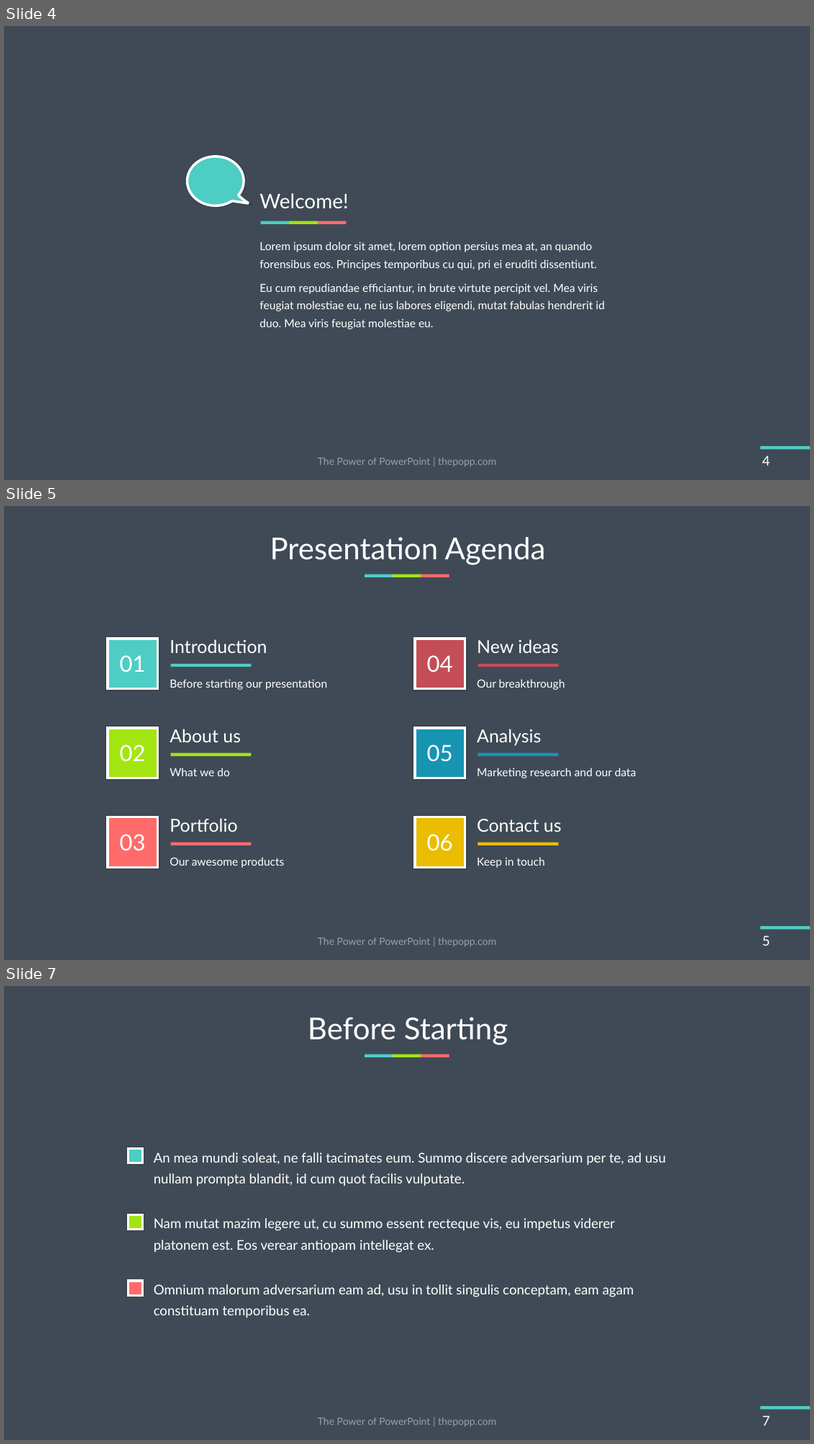
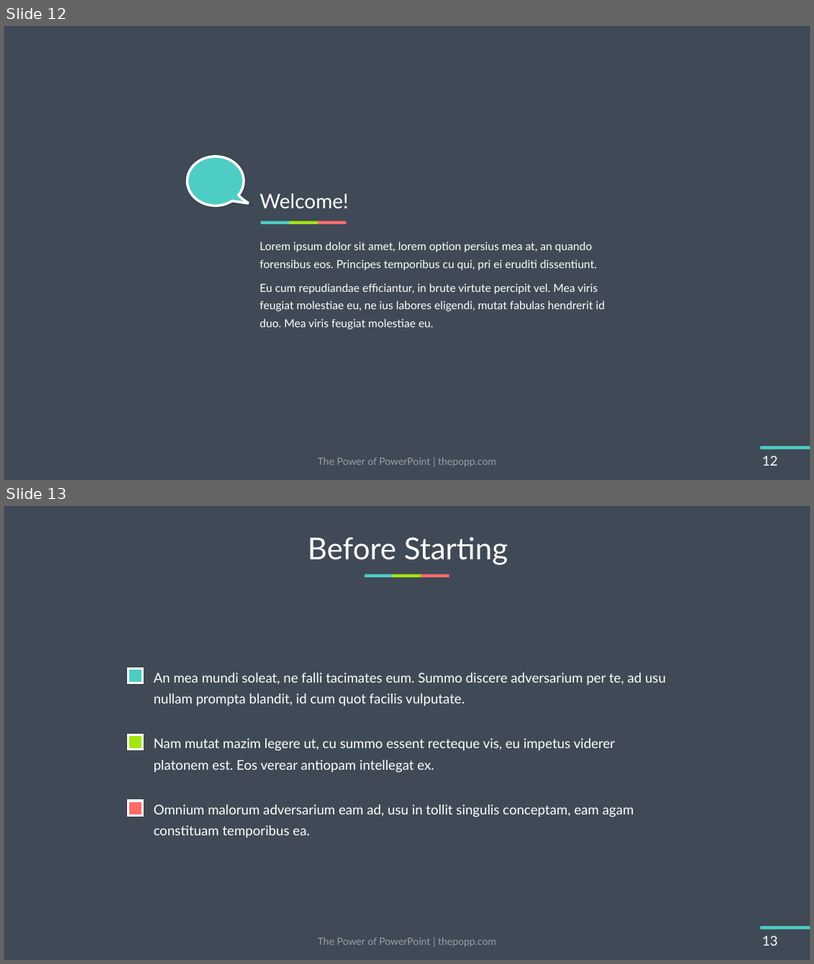
Before and after one commit to sdf34567/pfe, a slide deck: Présentation.pptx. Shown one above the other, each under a label of ours: slides 4, 5 and 7 before the commit, slides 12 and 13 after it; the slides between them are not shown. The pictures are 814x1444 and 814x964 pixels, drawn with LibreOffice and Linux fonts; fonts in the diff are those of the drawing. Boxes give left, top, right and bottom in pixels: in the first picture for what was removed or moved away, otherwise in the second. Text is boxed around its words. In the diff, an @@ line names an element or a change of style, - is before the commit and + after.

```diff
--- a/Présentation.pptx
+++ b/Présentation.pptx
@@ slide 5 removed at (4, 506, 810, 960), background #404A56; not listed: 4 template elements that a slide beside it also shows @@
@@ title removed at (270, 537, 546, 565) @@
-Presentation Agenda
@@ rectangle removed at (108, 638, 157, 688) @@
@@ text removed at (120, 655, 146, 672) @@
-01
@@ text removed at (170, 639, 267, 653) @@
-Introduction
@@ rectangle removed at (415, 638, 465, 688) @@
@@ text removed at (427, 655, 453, 672) @@
-04
@@ text removed at (477, 639, 558, 653) @@
-New ideas
@@ rectangle removed at (171, 664, 252, 667) @@
@@ rectangle removed at (478, 664, 559, 667) @@
@@ text removed at (170, 679, 327, 690) @@
-Before starting our presentation
@@ text removed at (477, 679, 566, 690) @@
-Our breakthrough
@@ rectangle removed at (108, 728, 157, 777) @@
@@ text removed at (170, 728, 241, 742) @@
-About us
@@ rectangle removed at (415, 728, 465, 777) @@
@@ text removed at (477, 728, 541, 746) @@
-Analysis
@@ text removed at (120, 744, 146, 762) @@
-02
@@ rectangle removed at (171, 753, 252, 756) @@
@@ text removed at (427, 744, 453, 762) @@
-05
@@ rectangle removed at (478, 753, 559, 756) @@
@@ text removed at (170, 767, 230, 776) @@
-What we do
@@ text removed at (477, 767, 637, 778) @@
-Marketing research and our data
@@ rectangle removed at (108, 817, 157, 867) @@
@@ text removed at (170, 818, 237, 831) @@
-Portfolio
@@ rectangle removed at (415, 817, 465, 867) @@
@@ text removed at (477, 818, 562, 831) @@
-Contact us
@@ text removed at (120, 834, 146, 850) @@
-03
@@ rectangle removed at (171, 842, 252, 845) @@
@@ text removed at (427, 834, 453, 851) @@
-06
@@ rectangle removed at (478, 842, 559, 845) @@
@@ text removed at (170, 857, 284, 867) @@
-Our awesome products
@@ text removed at (477, 857, 545, 867) @@
-Keep in touch
@@ text removed at (318, 937, 496, 946) @@
-The Power of PowerPoint | thepopp.com
@@ page number removed at (763, 935, 771, 945) @@
-5
@@ what was slide 4 is now slide 12 @@
@@ page number at (763, 455, 779, 465): text changed @@
-4
+12
@@ what was slide 7 is now slide 13 @@
@@ page number at (763, 935, 779, 945): text changed @@
-7
+13
```
Also in this commit, not shown: 2 slides changed, 2 slides added, 6 other files.
